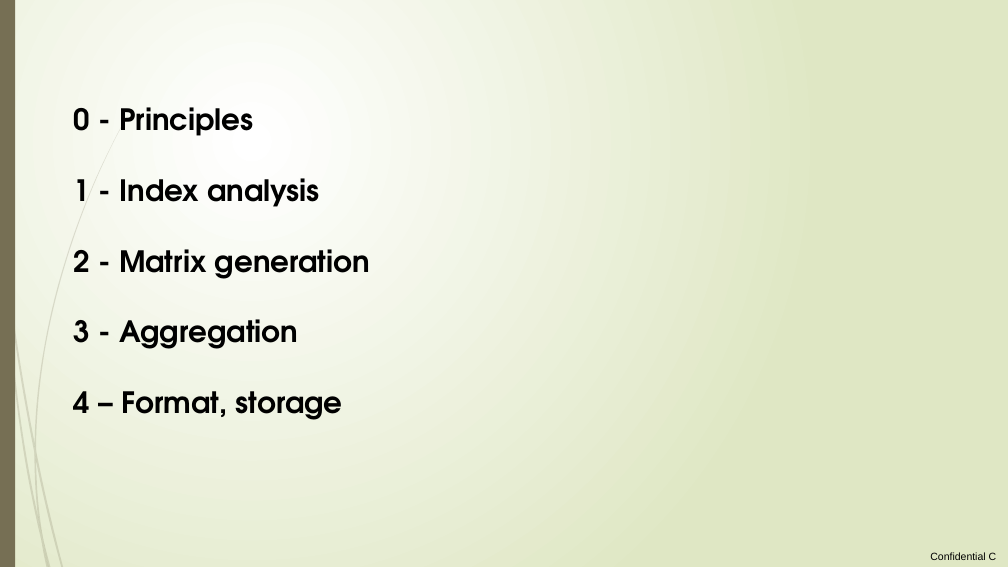
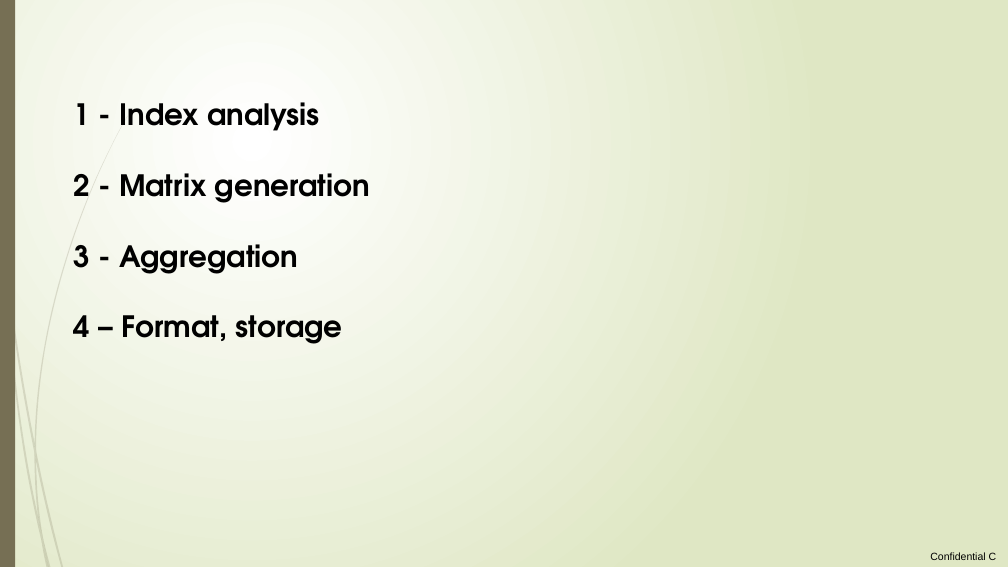
Before and after one commit to loco-philippe/Environmental-Sensing, a slide deck: slide 12 of documentation/ilist_technical.pptx (slide 2 before the commit). Drawn at 1008x567 pixels with LibreOffice and Linux fonts; fonts in the diff are those of the drawing. Boxes give left, top, right and bottom in pixels: in the first picture for what was removed or moved away, otherwise in the second. Text is boxed around its words. In the diff, an @@ line names an element or a change of style, - is before the commit and + after.

```diff
--- a/documentation/ilist_technical.pptx
+++ b/documentation/ilist_technical.pptx
@@ text at bbox=[74, 107, 254, 136]: paragraph removed @@
-0 - Principles
```
Also in this commit, not shown: 14 other slides changed, 12 slides added, 3 slides removed, 21 other files.
